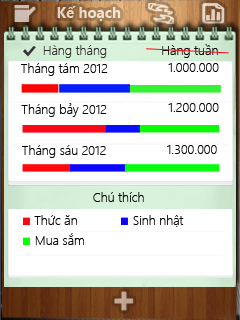
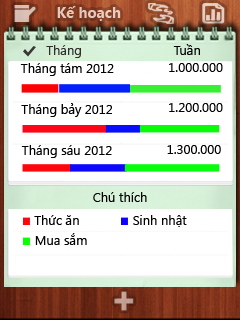
Revision of a layered 240×320 image; what changed, layer by layer:
painted on "1.300.000" over (167, 145, 221, 154)
painted on "1.200.000" over (168, 103, 223, 112)
painted on "Tháng sáu 2012" over (21, 145, 112, 158)
removed layer "Shape 10" over (146, 48, 229, 54)
painted on "Tháng bảy 2012" over (21, 103, 112, 117)
painted on "1.000.000" over (168, 63, 223, 72)
painted on "Tháng tám 2012" over (20, 63, 114, 76)
renamed "Hàng tuần" to "Tuần", painted on it over (162, 44, 218, 58)
renamed "Hàng tháng" to "Tháng", painted on it over (43, 45, 107, 58)
painted on "Mua sắm" over (36, 233, 87, 245)
painted on "Sinh nhật" over (133, 215, 187, 227)
painted on "Thức ăn" over (34, 215, 79, 225)
painted on "Chú thích" over (93, 192, 147, 202)
hid "Layer 12" over (0, 0, 240, 320)
added layer "bg_1" above "Layer 4" over (0, 0, 240, 320)
